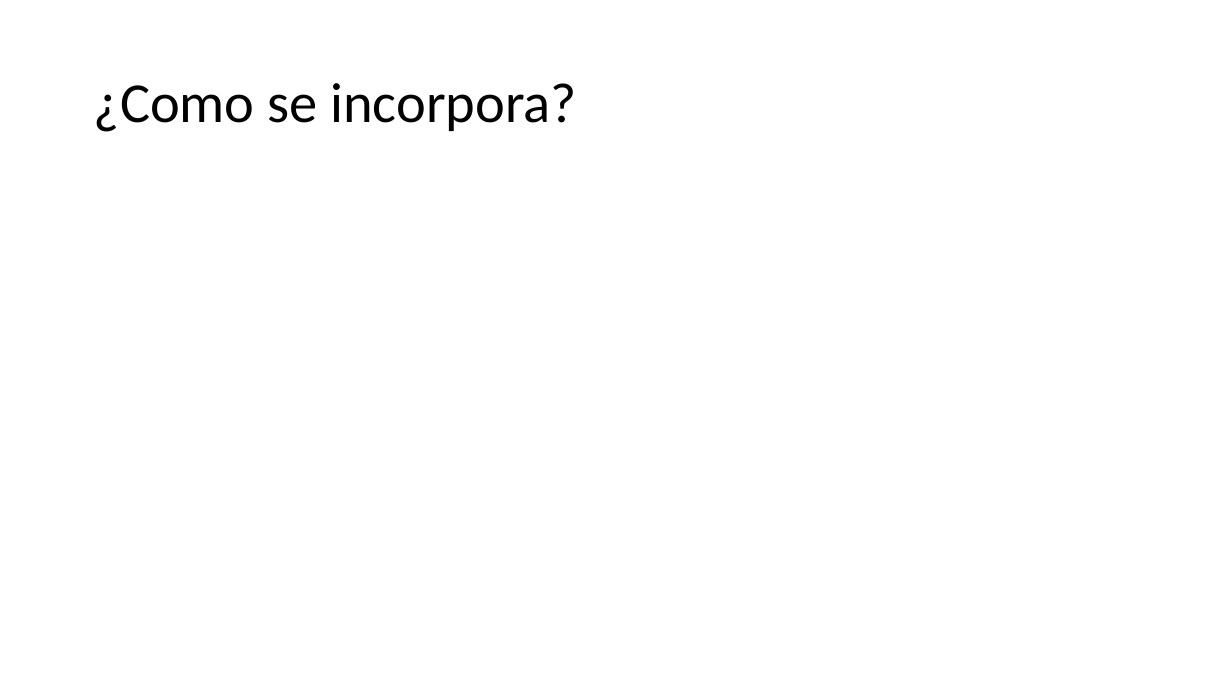
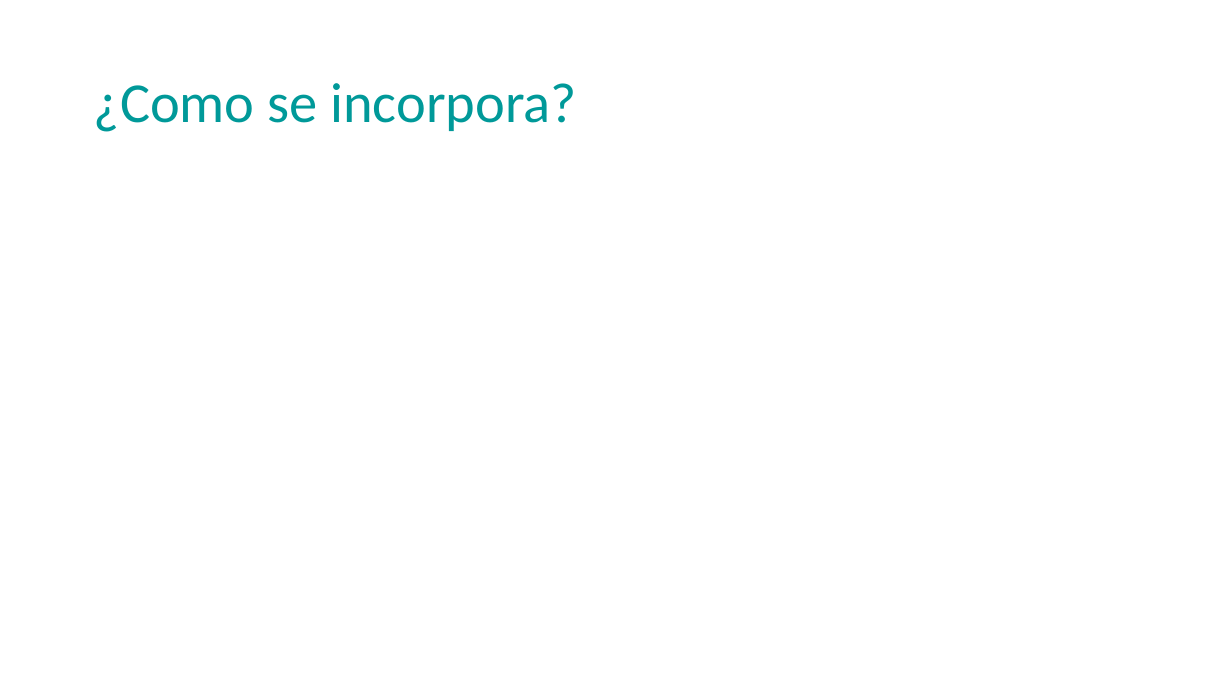
Before and after one commit to fabio161191/Proyecto1, a slide deck: slide 3 of Sass.pptx. Drawn at 1232x693 pixels with LibreOffice and Linux fonts; fonts in the diff are those of the drawing. Boxes give left, top, right and bottom in pixels: in the first picture for what was removed or moved away, otherwise in the second. Text is boxed around its words. In the diff, an @@ line names an element or a change of style, - is before the commit and + after.

```diff
--- a/Sass.pptx
+++ b/Sass.pptx
@@ title "¿Como se incorpora?" at (94,83,577,132): text colour #000000 to #009999 @@
```
Also in this commit, not shown: 4 other slides changed.
